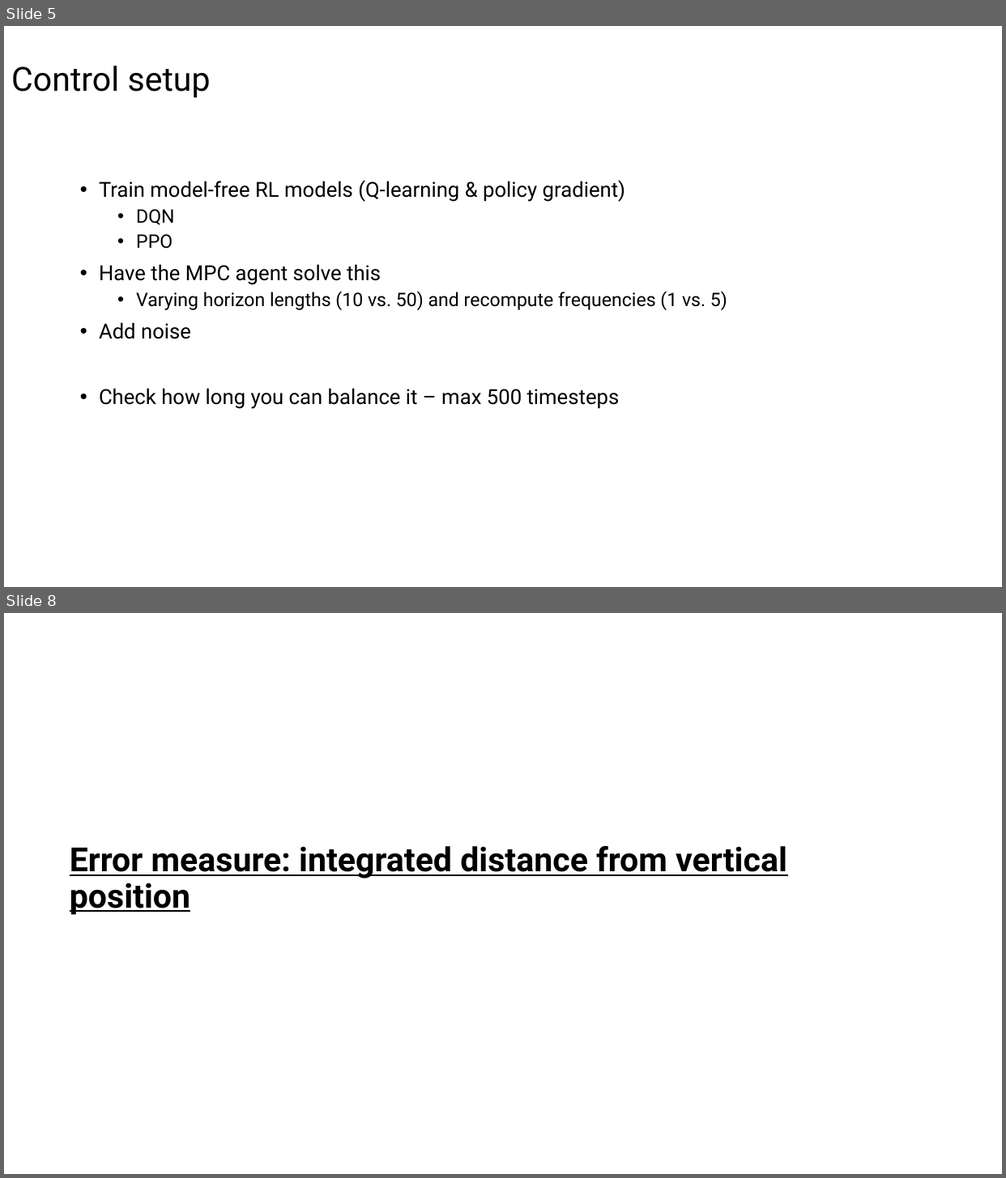
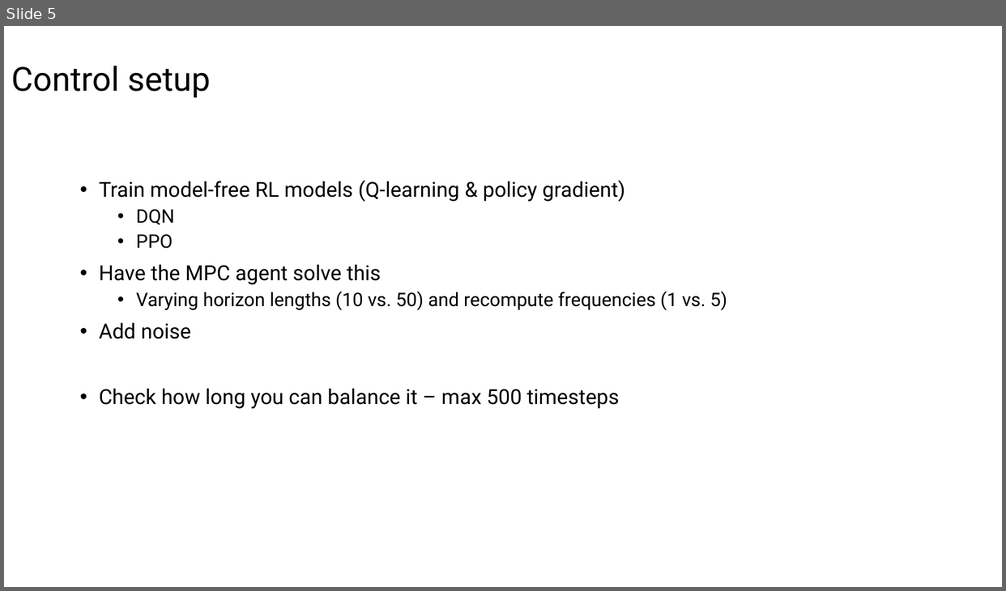
Before and after one commit to jtbuch/mpc_dojo, a slide deck: Ivan/MPC_RL_Cartpole/Results/Results.pptx. Shown one above the other, each under a label of ours: slides 5 and 8 before the commit, slide 5 after it; the slides between them are not shown. The pictures are 1006x1178 and 1006x591 pixels, drawn with LibreOffice and Linux fonts; fonts in the diff are those of the drawing. Boxes give left, top, right and bottom in pixels: in the first picture for what was removed or moved away, otherwise in the second. Text is boxed around its words. In the diff, an @@ line names an element or a change of style, - is before the commit and + after.

Commit message:
Added the error measures and improved the overall code

```diff
--- a/Ivan/MPC_RL_Cartpole/Results/Results.pptx
+++ b/Ivan/MPC_RL_Cartpole/Results/Results.pptx
@@ slide 8 removed at <box>4,613,1002,1174</box>, background #FFFFFF @@
@@ title removed at <box>70,845,787,915</box> @@
-Error measure: integrated distance from vertical position
```
Also in this commit, not shown: 2 slides changed, 5 slides added, 2 other files.
